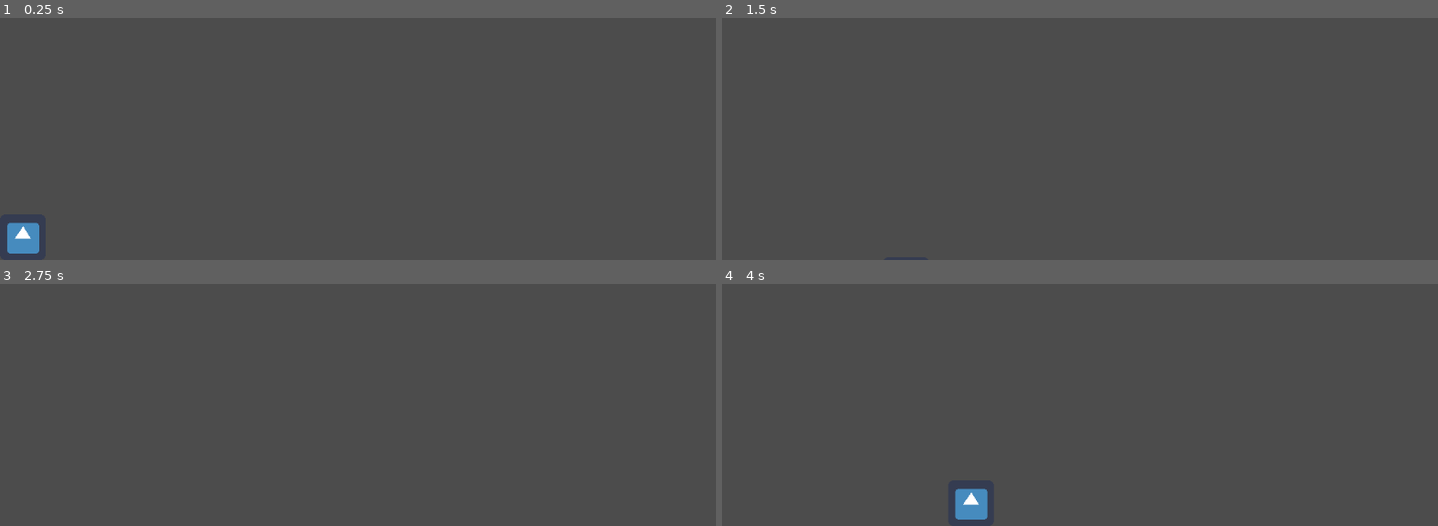
Above: before the commit, frames 1-4 (two rows, left to right).
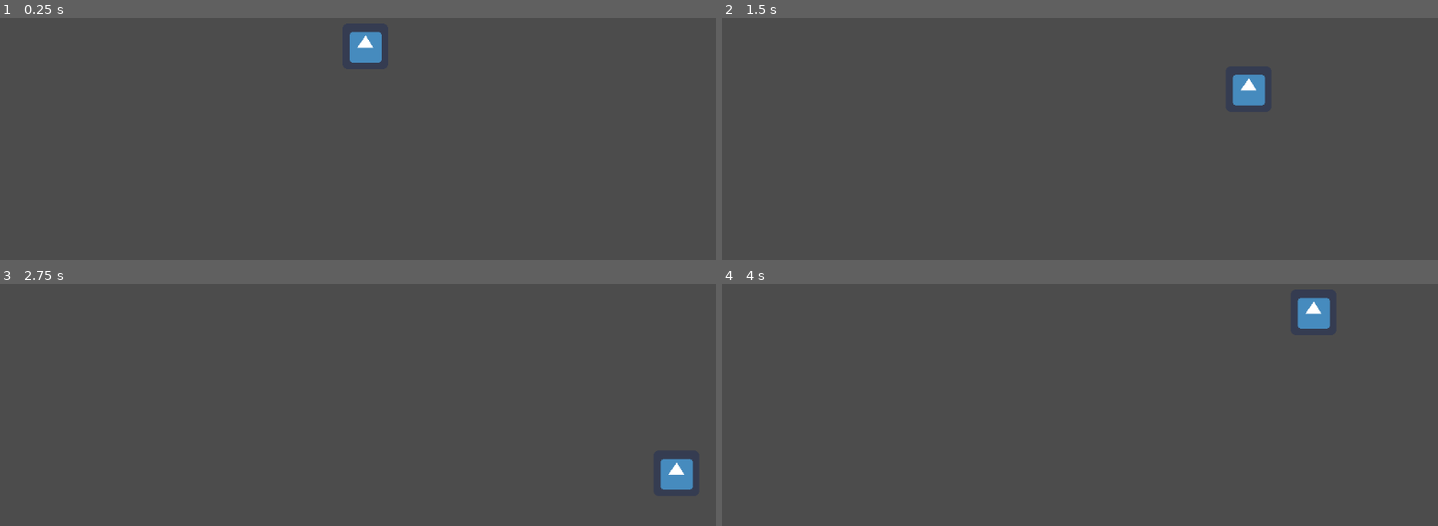
Above: after the commit, the same moments.

Repository: Jimmy-s-Test-Site/20210514_godot_wild
Game: Godot game, scene res://Scenes/Main.tscn
Same seed, same stepped clock (60 frames per second), same inputs: the game is played once before the commit and once after it. The engine's default icon, where the game draws it, is replaced by a stand-in: a white triangle on a blue panel in a dark square.
Inputs (mouse positions are in pixels of both pictures, inside the frame that each line leads up to):
- Up to frame 1 (0.25 s): no input
- Up to frame 2 (1.5 s): tap Enter at 0.5 s; move the mouse to (1244, 25) at 0.52 s; hold D (move_right) 0.53-1.28 s; click (1244, 25) at 0.6 s; move the mouse to (943, 68) at 1.27 s; hold S (move_down) from 1.28 s (still down); click (943, 68) at 1.35 s
- Up to frame 3 (2.75 s): move the mouse to (outside the picture) at 2.02 s; release S (move_down) at 2.03 s; hold D (move_right) from 2.03 s (still down); click (outside the picture) at 2.1 s
- Up to frame 4 (4 s): move the mouse to (1051, 397) at 2.77 s; release D (move_right) at 2.78 s; hold W (move_up) 2.78-3.53 s; click (1051, 397) at 2.85 s; move the mouse to (1309, 375) at 3.52 s; hold A (move_left) from 3.53 s (still down); click (1309, 375) at 3.6 s

The runs differ from the first frame. In frame 1, 1.1% of the frame differs, in the area x 1-54%, y 5-98%; in frame 2, 0.6%; in frame 3, 0.6%; in frame 4, 1.2%, in the area x 32-85%, y 5-98%.

Commit message:
Adds Player Spell Ability

Diff:
--- a/Developers/Lilou/Scenes/Player.gd
+++ /dev/null
@@ -1,27 +0,0 @@
-extends KinematicBody2D;
-
-# instance variables
-
-export (float) var walk_speed_max = 300.0;
-export (float) var walk_acceleration = 2000.0;
-export (float) var walk_friction = 20.0;
-
-# variables
-
-var velocity = Vector2.ZERO;
-
-# functions
-
-func _physics_process(delta):
-	var input_vector = Vector2.ZERO;
-	input_vector.x = Input.get_action_strength("move_right") - Input.get_action_strength("move_left");
-	input_vector.y = Input.get_action_strength("move_down") - Input.get_action_strength("move_up");
-	input_vector = input_vector.normalized();
-
-	if (input_vector == Vector2.ZERO):
-		velocity = velocity.move_toward(Vector2.ZERO, (walk_friction * delta));
-	else:
-		velocity += input_vector * walk_acceleration * delta;
-		velocity = velocity.clamped(walk_speed_max * delta);
-
-	move_and_collide(velocity);
--- a/Developers/Lilou/Scenes/Player.tscn
+++ /dev/null
@@ -1,16 +0,0 @@
-[gd_scene load_steps=4 format=2]
-
-[ext_resource path="res://icon.png" type="Texture" id=1]
-[ext_resource path="res://Developers/Lilou/Scenes/Player.gd" type="Script" id=2]
-
-[sub_resource type="RectangleShape2D" id=1]
-extents = Vector2( 32, 32 )
-
-[node name="Player" type="KinematicBody2D"]
-script = ExtResource( 2 )
-
-[node name="Sprite" type="Sprite" parent="."]
-texture = ExtResource( 1 )
-
-[node name="CollisionShape2D" type="CollisionShape2D" parent="."]
-shape = SubResource( 1 )
--- /dev/null
+++ b/Developers/Lilou/Scenes/Player/Player.gd
@@ -0,0 +1,69 @@
+extends KinematicBody2D;
+
+# instance variables
+
+export (float) var walk_speed_max = 300.0;
+export (float) var walk_acceleration = 2000.0;
+export (float) var walk_friction = 20.0;
+
+# class variables
+
+# 	movement
+
+var velocity = Vector2.ZERO;
+
+# 	abilities
+
+export (float) var cast_distance_max = 350.0;
+export (float) var cast_time = 0.2;
+onready var spell = $Spell;
+onready var spell_raycast = $Spell/SpellRayCast;
+onready var spell_line = $Spell/SpellRayCast/SpellLine;
+
+# functions
+
+func _ready():
+	spell_raycast.position = Vector2(cast_distance_max, 0);
+
+func _physics_process(delta: float) -> void:
+
+	# movement update
+
+	var input_vector = Vector2.ZERO;
+	input_vector.x = Input.get_action_strength("move_right") - Input.get_action_strength("move_left");
+	input_vector.y = Input.get_action_strength("move_down") - Input.get_action_strength("move_up");
+	input_vector = input_vector.normalized();
+
+	if (input_vector == Vector2.ZERO):
+		velocity = velocity.move_toward(Vector2.ZERO, (walk_friction * delta));
+	else:
+		velocity += input_vector * walk_acceleration * delta;
+		velocity = velocity.clamped(walk_speed_max * delta);
+
+	move_and_collide(velocity);
+
+	# abilities update
+
+	if Input.is_action_just_pressed("fire"):
+		fire();
+
+# 	abilities
+
+func fire():
+	spell.global_rotation = global_position.angle_to_point(get_global_mouse_position()) - PI;
+	#spell_raycast.cast_to = get_local_mouse_position();
+	#spell_raycast.cast_to = spell_raycast.cast_to.clamped(cast_distance_max);
+	spell_line.clear_points();
+	spell_line.add_point(Vector2.ZERO);
+	spell_line.add_point(spell_raycast.cast_to);
+
+	var hit = spell_raycast.get_collider();
+
+	if spell_raycast.is_colliding() and hit.has_method("tranform"):
+		hit.transform();
+
+	yield(get_tree().create_timer(cast_time), "timeout");
+
+	spell_line.clear_points();
+
+# 	helpers
--- /dev/null
+++ b/Developers/Lilou/Scenes/Player/Player.tscn
@@ -0,0 +1,48 @@
+[gd_scene load_steps=5 format=2]
+
+[ext_resource path="res://icon.png" type="Texture" id=1]
+[ext_resource path="res://Developers/Lilou/Scenes/Player/Player.gd" type="Script" id=2]
+
+[sub_resource type="GDScript" id=2]
+script/source = "extends Node2D
+
+
+# Declare member variables here. Examples:
+# var a = 2
+# var b = \"text\"
+
+
+# Called when the node enters the scene tree for the first time.
+func _ready():
+	pass # Replace with function body.
+
+
+# Called every frame. 'delta' is the elapsed time since the previous frame.
+#func _process(delta):
+#	pass
+"
+
+[sub_resource type="RectangleShape2D" id=1]
+extents = Vector2( 32, 32 )
+
+[node name="Player" type="KinematicBody2D"]
+script = ExtResource( 2 )
+
+[node name="Spell" type="Node2D" parent="."]
+script = SubResource( 2 )
+
+[node name="SpellRayCast" type="RayCast2D" parent="Spell"]
+position = Vector2( 100, 0 )
+enabled = true
+cast_to = Vector2( 0, 0 )
+
+[node name="SpellLine" type="Line2D" parent="Spell/SpellRayCast"]
+points = PoolVector2Array( 0, 0, 0, 0 )
+
+[node name="SpellTween" type="Tween" parent="Spell/SpellRayCast"]
+
+[node name="Sprite" type="Sprite" parent="."]
+texture = ExtResource( 1 )
+
+[node name="CollisionShape2D" type="CollisionShape2D" parent="."]
+shape = SubResource( 1 )
--- a/Scenes/Main.tscn
+++ b/Scenes/Main.tscn
@@ -1,8 +1,8 @@
 [gd_scene load_steps=2 format=2]
 
-[ext_resource path="res://Developers/Lilou/Scenes/Player.tscn" type="PackedScene" id=1]
+[ext_resource path="res://Developers/Lilou/Scenes/Player/Player.tscn" type="PackedScene" id=1]
 
 [node name="Main" type="Node2D"]
 
 [node name="Player" parent="." instance=ExtResource( 1 )]
-position = Vector2( 32, 568 )
+position = Vector2( 512, 300 )
